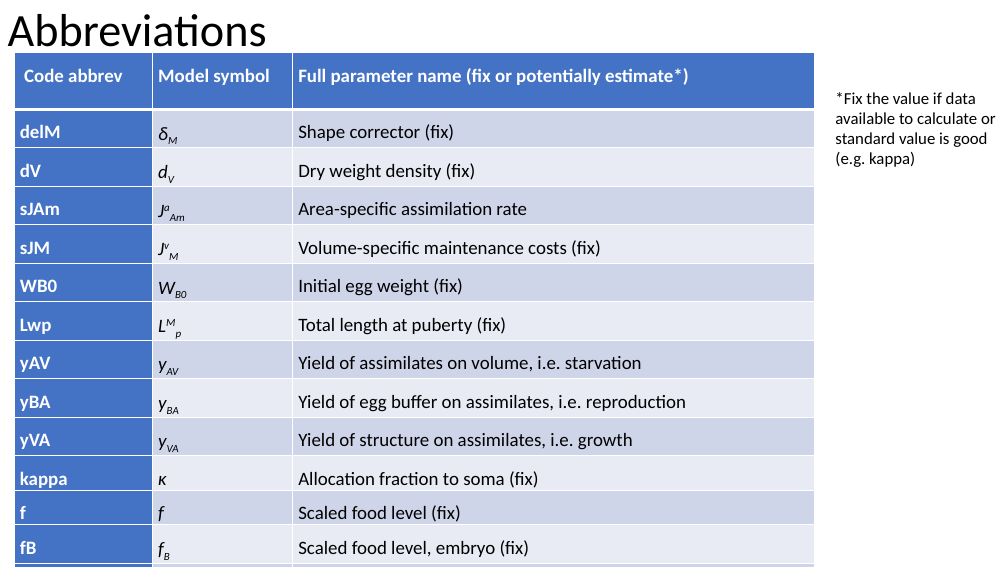
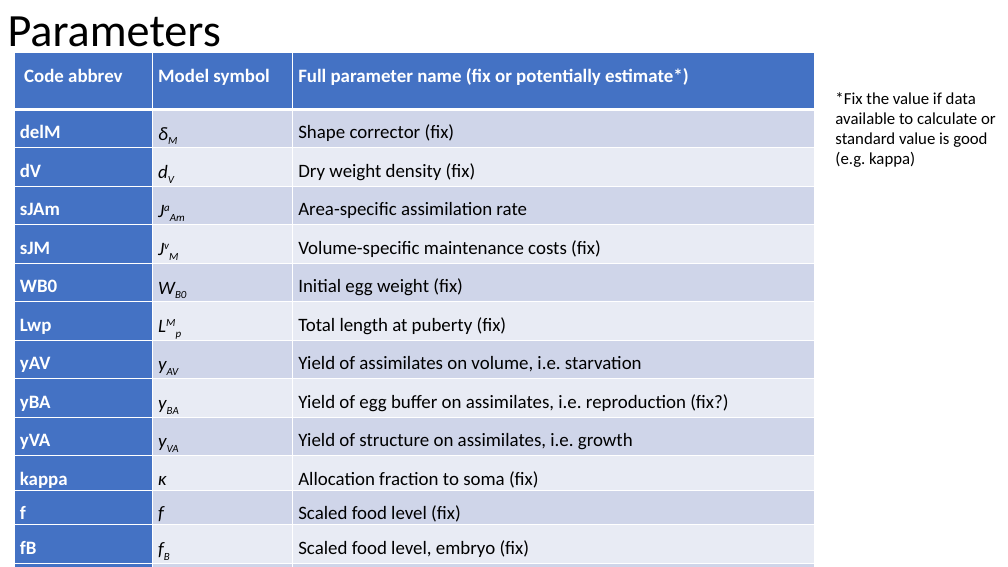
Before and after one commit to tschwemmer/MenidiaOA, a slide deck: slide 1 of DEBkiss results/Current version and updates.pptx. Drawn at 1008x567 pixels with LibreOffice and Linux fonts; fonts in the diff are those of the drawing. Boxes give left, top, right and bottom in pixels: in the first picture for what was removed or moved away, otherwise in the second. Text is boxed around its words. In the diff, an @@ line names an element or a change of style, - is before the commit and + after.

```diff
--- a/DEBkiss results/Current version and updates.pptx
+++ b/DEBkiss results/Current version and updates.pptx
@@ title at box(8, 16, 221, 58): text changed @@
-Abbreviations
+Parameters
@@ table at box(14, 53, 814, 567) @@
-row 9, column 3: Yield of egg buffer on assimilates, i.e. reproduction
+row 9, column 3: Yield of egg buffer on assimilates, i.e. reproduction (fix?)
```
Also in this commit, not shown: 6 other slides changed, 2 slides added, 6 slides removed, 1 other file.
